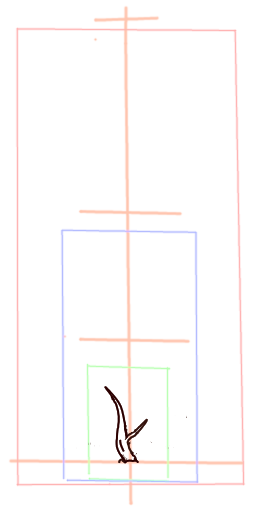
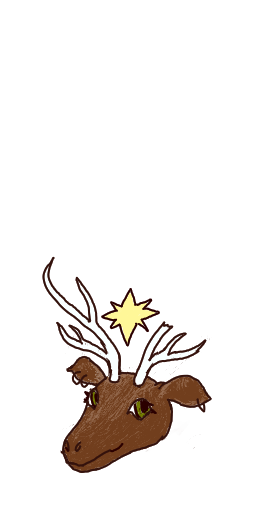
Layer changes from the first (256, 512) image to the second:
showed "3", painted on it over [8, 192, 246, 506]
added layer "Paint Layer 3" above "2" over [8, 256, 246, 506]
hid "1", painted on it over [8, 192, 246, 506]
hid "Background" (1st of 2), painted on it over [8, 5, 246, 506]
